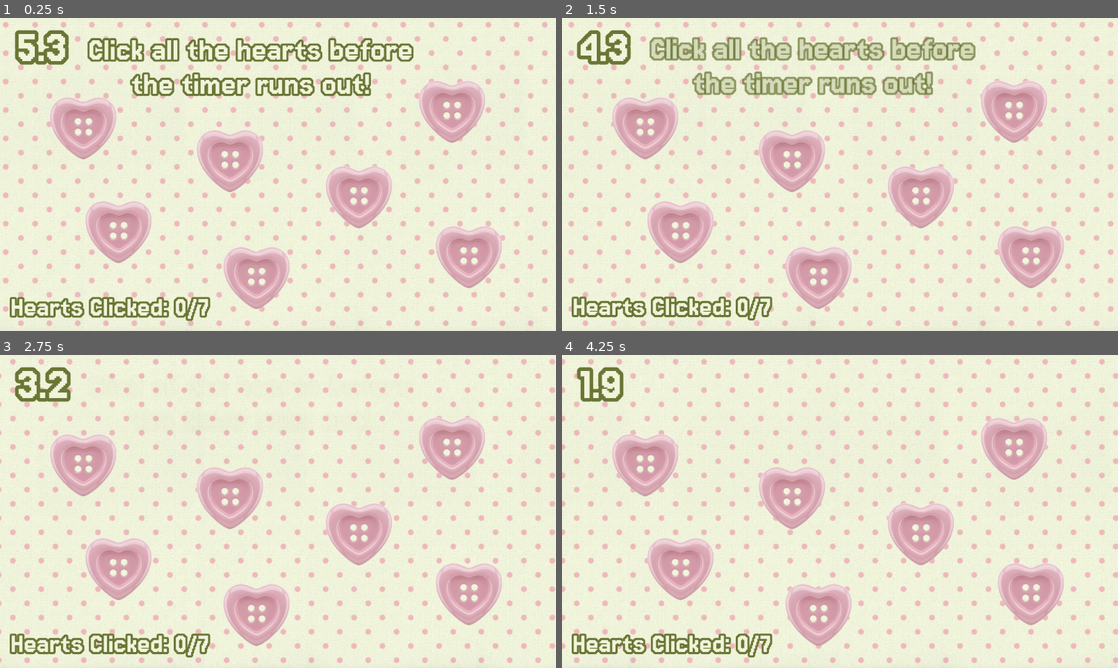
Above: before the commit, frames 1-4 (two rows, left to right).
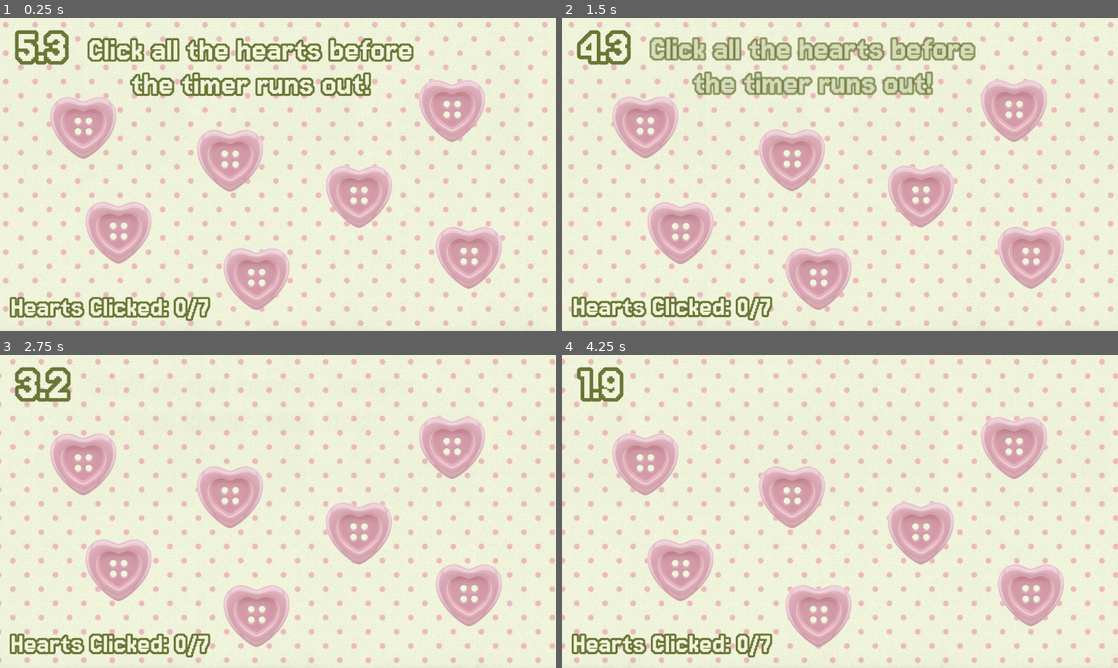
Above: after the commit, the same moments.

Repository: OhKay404/MadMiffy
Game: Godot game, scene res://Scenes/minigame_2.tscn
The game is run twice, just before and just after one commit, with the same random seed, the same clock (stepped at 60 frames per second) and the same inputs. This scene is started directly instead of the project's main scene.
Inputs (mouse positions are in pixels of both pictures, inside the frame that each line leads up to):
- Up to frame 1 (0.25 s): no input
- Up to frame 2 (1.5 s): tap Enter (ui_accept) at 0.5, 0.77 s; move the mouse to (673, 324) at 0.52 s; hold Right (ui_right) from 0.53 s (still down); tap A (a_key) at 0.6 s; move the mouse to (728, 190) at 1.27 s; tap D (d_key) at 1.35 s
- Up to frame 3 (2.75 s): tap Enter (ui_accept) at 1.52 s; move the mouse to (333, 442) at 2.02 s; release Right (ui_right) at 2.03 s; hold Left (ui_left) from 2.03 s (still down); tap W (w_key) at 2.1 s
- Up to frame 4 (4.25 s): move the mouse to (812, 574) at 2.77 s; release Left (ui_left) at 2.78 s; hold Right (ui_right) from 2.78 s (still down); tap A (a_key) at 2.85 s; tap Enter (ui_accept) at 3.02, 3.77 s; move the mouse to (1006, 558) at 3.52 s; tap D (d_key) at 3.6 s

The runs differ from the first frame. In frame 1, 0.5% of the frame differs, in the area x 9-90%, y 19-94%; in frame 2, 0.9%; in frame 3, 1.0%, in the area x 9-91%, y 19-94%; in frame 4, 1.0%.

Commit message:
Add floating animation to heart buttons in minigame_2

Diff:
--- a/Scenes/minigame_2.tscn
+++ b/Scenes/minigame_2.tscn
@@ -107,6 +107,188 @@
 &"position_tracker": SubResource("Animation_1ja6b")
 }
 
+[sub_resource type="Animation" id="Animation_wu6l1"]
+resource_name = "Floating_Buttons"
+length = 0.7
+loop_mode = 2
+tracks/0/type = "value"
+tracks/0/imported = false
+tracks/0/enabled = true
+tracks/0/path = NodePath("Button_1:position")
+tracks/0/interp = 2
+tracks/0/loop_wrap = true
+tracks/0/keys = {
+"times": PackedFloat32Array(0, 0.7),
+"transitions": PackedFloat32Array(1, 1),
+"update": 0,
+"values": [Vector2(100, 159), Vector2(100, 163)]
+}
+tracks/1/type = "value"
+tracks/1/imported = false
+tracks/1/enabled = true
+tracks/1/path = NodePath("Button_5:position")
+tracks/1/interp = 2
+tracks/1/loop_wrap = true
+tracks/1/keys = {
+"times": PackedFloat32Array(0.1, 0.7),
+"transitions": PackedFloat32Array(1, 1),
+"update": 0,
+"values": [Vector2(173, 378), Vector2(173, 374)]
+}
+tracks/2/type = "value"
+tracks/2/imported = false
+tracks/2/enabled = true
+tracks/2/path = NodePath("Button_4:position")
+tracks/2/interp = 1
+tracks/2/loop_wrap = true
+tracks/2/keys = {
+"times": PackedFloat32Array(0.133333, 0.5),
+"transitions": PackedFloat32Array(1, 1),
+"update": 0,
+"values": [Vector2(404, 227), Vector2(404, 231)]
+}
+tracks/3/type = "value"
+tracks/3/imported = false
+tracks/3/enabled = true
+tracks/3/path = NodePath("Button_6:position")
+tracks/3/interp = 1
+tracks/3/loop_wrap = true
+tracks/3/keys = {
+"times": PackedFloat32Array(0.278683, 0.7),
+"transitions": PackedFloat32Array(1, 1),
+"update": 0,
+"values": [Vector2(459, 473), Vector2(459, 469)]
+}
+tracks/4/type = "value"
+tracks/4/imported = false
+tracks/4/enabled = true
+tracks/4/path = NodePath("Button_3:position")
+tracks/4/interp = 1
+tracks/4/loop_wrap = true
+tracks/4/keys = {
+"times": PackedFloat32Array(0.133333, 0.7),
+"transitions": PackedFloat32Array(1, 1),
+"update": 0,
+"values": [Vector2(671, 302), Vector2(671, 306)]
+}
+tracks/5/type = "value"
+tracks/5/imported = false
+tracks/5/enabled = true
+tracks/5/path = NodePath("Button_7:position")
+tracks/5/interp = 1
+tracks/5/loop_wrap = true
+tracks/5/keys = {
+"times": PackedFloat32Array(0, 0.7),
+"transitions": PackedFloat32Array(1, 1),
+"update": 0,
+"values": [Vector2(899, 430), Vector2(899, 426)]
+}
+tracks/6/type = "value"
+tracks/6/imported = false
+tracks/6/enabled = true
+tracks/6/path = NodePath("Button_2:position")
+tracks/6/interp = 1
+tracks/6/loop_wrap = true
+tracks/6/keys = {
+"times": PackedFloat32Array(0.257722, 0.634506),
+"transitions": PackedFloat32Array(1, 1),
+"update": 0,
+"values": [Vector2(864, 125), Vector2(864, 129)]
+}
+
+[sub_resource type="Animation" id="Animation_cqly6"]
+length = 0.001
+tracks/0/type = "value"
+tracks/0/imported = false
+tracks/0/enabled = true
+tracks/0/path = NodePath("Button_1:position")
+tracks/0/interp = 1
+tracks/0/loop_wrap = true
+tracks/0/keys = {
+"times": PackedFloat32Array(0),
+"transitions": PackedFloat32Array(1),
+"update": 0,
+"values": [Vector2(100, 159)]
+}
+tracks/1/type = "value"
+tracks/1/imported = false
+tracks/1/enabled = true
+tracks/1/path = NodePath("Button_5:position")
+tracks/1/interp = 1
+tracks/1/loop_wrap = true
+tracks/1/keys = {
+"times": PackedFloat32Array(0),
+"transitions": PackedFloat32Array(1),
+"update": 0,
+"values": [Vector2(173, 378)]
+}
+tracks/2/type = "value"
+tracks/2/imported = false
+tracks/2/enabled = true
+tracks/2/path = NodePath("Button_4:position")
+tracks/2/interp = 1
+tracks/2/loop_wrap = true
+tracks/2/keys = {
+"times": PackedFloat32Array(0),
+"transitions": PackedFloat32Array(1),
+"update": 0,
+"values": [Vector2(404, 227)]
+}
+tracks/3/type = "value"
+tracks/3/imported = false
+tracks/3/enabled = true
+tracks/3/path = NodePath("Button_6:position")
+tracks/3/interp = 1
+tracks/3/loop_wrap = true
+tracks/3/keys = {
+"times": PackedFloat32Array(0),
+"transitions": PackedFloat32Array(1),
+"update": 0,
+"values": [Vector2(459, 473)]
+}
+tracks/4/type = "value"
+tracks/4/imported = false
+tracks/4/enabled = true
+tracks/4/path = NodePath("Button_3:position")
+tracks/4/interp = 1
+tracks/4/loop_wrap = true
+tracks/4/keys = {
+"times": PackedFloat32Array(0),
+"transitions": PackedFloat32Array(1),
+"update": 0,
+"values": [Vector2(671, 302)]
+}
+tracks/5/type = "value"
+tracks/5/imported = false
+tracks/5/enabled = true
+tracks/5/path = NodePath("Button_7:position")
+tracks/5/interp = 1
+tracks/5/loop_wrap = true
+tracks/5/keys = {
+"times": PackedFloat32Array(0),
+"transitions": PackedFloat32Array(1),
+"update": 0,
+"values": [Vector2(899, 430)]
+}
+tracks/6/type = "value"
+tracks/6/imported = false
+tracks/6/enabled = true
+tracks/6/path = NodePath("Button_2:position")
+tracks/6/interp = 1
+tracks/6/loop_wrap = true
+tracks/6/keys = {
+"times": PackedFloat32Array(0),
+"transitions": PackedFloat32Array(1),
+"update": 0,
+"values": [Vector2(864, 125)]
+}
+
+[sub_resource type="AnimationLibrary" id="AnimationLibrary_1ja6b"]
+_data = {
+&"Floating_Buttons": SubResource("Animation_wu6l1"),
+&"RESET": SubResource("Animation_cqly6")
+}
+
 [node name="Minigame_2" type="Node2D"]
 script = ExtResource("1_rfxq2")
 
@@ -126,10 +308,10 @@
 [node name="Directions" type="RichTextLabel" parent="."]
 modulate = Color(1, 1, 1, 0)
 clip_contents = false
-offset_left = 152.0
-offset_top = 29.0
-offset_right = 886.0
-offset_bottom = 178.0
+offset_left = 155.0
+offset_top = 46.0
+offset_right = 889.0
+offset_bottom = 195.0
 theme_override_colors/default_color = Color(0.945098, 0.956863, 0.858824, 1)
 theme_override_colors/font_selected_color = Color(0.945098, 0.956863, 0.858824, 1)
 theme_override_colors/font_outline_color = Color(0.411765, 0.462745, 0.207843, 1)
@@ -148,10 +330,10 @@
 
 [node name="HeartsClickedTracker" type="RichTextLabel" parent="."]
 clip_contents = false
-offset_left = -105.0
-offset_top = 570.0
-offset_right = 596.0
-offset_bottom = 698.0
+offset_left = 172.0
+offset_top = 82.0
+offset_right = 873.0
+offset_bottom = 210.0
 theme_override_colors/default_color = Color(0.945098, 0.956863, 0.858824, 1)
 theme_override_colors/font_selected_color = Color(0.945098, 0.956863, 0.858824, 1)
 theme_override_colors/font_outline_color = Color(0.411765, 0.462745, 0.207843, 1)
@@ -171,9 +353,9 @@
 
 [node name="Button_1" type="TextureButton" parent="."]
 offset_left = 100.0
-offset_top = 161.0
+offset_top = 159.0
 offset_right = 320.0
-offset_bottom = 367.0
+offset_bottom = 365.0
 scale = Vector2(0.657582, 0.657582)
 mouse_default_cursor_shape = 2
 texture_normal = ExtResource("2_rfxq2")
@@ -181,9 +363,9 @@
 
 [node name="Button_2" type="TextureButton" parent="."]
 offset_left = 864.0
-offset_top = 127.0
+offset_top = 125.0
 offset_right = 1084.0
-offset_bottom = 333.0
+offset_bottom = 331.0
 scale = Vector2(0.657582, 0.657582)
 mouse_default_cursor_shape = 2
 texture_normal = ExtResource("2_rfxq2")
@@ -191,9 +373,9 @@
 
 [node name="Button_3" type="TextureButton" parent="."]
 offset_left = 671.0
-offset_top = 304.0
+offset_top = 302.0
 offset_right = 891.0
-offset_bottom = 510.0
+offset_bottom = 508.0
 scale = Vector2(0.657582, 0.657582)
 mouse_default_cursor_shape = 2
 texture_normal = ExtResource("2_rfxq2")
@@ -201,9 +383,9 @@
 
 [node name="Button_4" type="TextureButton" parent="."]
 offset_left = 404.0
-offset_top = 229.0
+offset_top = 227.0
 offset_right = 624.0
-offset_bottom = 435.0
+offset_bottom = 433.0
 scale = Vector2(0.657582, 0.657582)
 mouse_default_cursor_shape = 2
 texture_normal = ExtResource("2_rfxq2")
@@ -211,9 +393,9 @@
 
 [node name="Button_5" type="TextureButton" parent="."]
 offset_left = 173.0
-offset_top = 376.0
+offset_top = 378.0
 offset_right = 393.0
-offset_bottom = 582.0
+offset_bottom = 584.0
 scale = Vector2(0.657582, 0.657582)
 mouse_default_cursor_shape = 2
 texture_normal = ExtResource("2_rfxq2")
@@ -221,9 +403,9 @@
 
 [node name="Button_6" type="TextureButton" parent="."]
 offset_left = 459.0
-offset_top = 471.0
+offset_top = 473.0
 offset_right = 679.0
-offset_bottom = 677.0
+offset_bottom = 679.0
 scale = Vector2(0.657582, 0.657582)
 mouse_default_cursor_shape = 2
 texture_normal = ExtResource("2_rfxq2")
@@ -231,13 +413,19 @@
 
 [node name="Button_7" type="TextureButton" parent="."]
 offset_left = 899.0
-offset_top = 428.0
+offset_top = 430.0
 offset_right = 1119.0
-offset_bottom = 634.0
-scale = Vector2(0.657582, 0.657582)
-mouse_default_cursor_shape = 2
-texture_normal = ExtResource("2_rfxq2")
-script = ExtResource("3_mmgun")
+offset_bottom = 636.0
+scale = Vector2(0.657582, 0.657582)
+mouse_default_cursor_shape = 2
+texture_normal = ExtResource("2_rfxq2")
+script = ExtResource("3_mmgun")
+
+[node name="ButtonAnimation" type="AnimationPlayer" parent="."]
+libraries = {
+&"": SubResource("AnimationLibrary_1ja6b")
+}
+autoplay = "Floating_Buttons"
 
 [connection signal="pressed" from="Button_1" to="Button_1" method="_on_pressed"]
 [connection signal="pressed" from="Button_2" to="Button_2" method="_on_pressed"]
--- a/Scenes/timer_screen.tscn
+++ b/Scenes/timer_screen.tscn
@@ -221,25 +221,25 @@
 
 [node name="Heart4" type="TextureRect" parent="."]
 offset_left = 381.0
-offset_top = 165.0
+offset_top = 164.0
 offset_right = 601.0
-offset_bottom = 371.0
+offset_bottom = 370.0
 scale = Vector2(0.7, 0.7)
 texture = ExtResource("3_tpp86")
 
 [node name="Heart3" type="TextureRect" parent="."]
 offset_left = 223.87
-offset_top = 164.0
+offset_top = 172.0
 offset_right = 443.87
-offset_bottom = 370.0
+offset_bottom = 378.0
 scale = Vector2(0.7, 0.7)
 texture = ExtResource("3_tpp86")
 
 [node name="Heart2" type="TextureRect" parent="."]
 offset_left = 66.0
-offset_top = 172.0
+offset_top = 164.0
 offset_right = 286.0
-offset_bottom = 378.0
+offset_bottom = 370.0
 scale = Vector2(0.7, 0.7)
 texture = ExtResource("3_tpp86")
 
Not shown: 1 places in Scenes/minigame_2.tscn that only renumber resources
